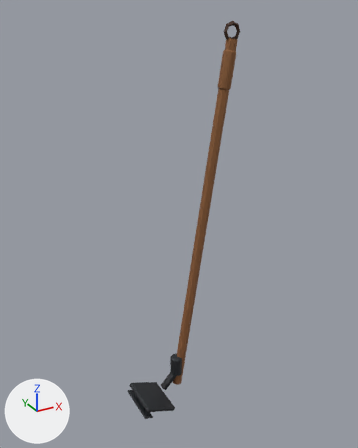
Two versions of the glTF model public/assets/models/prop_garden_hoe_a.glb, one commit apart.
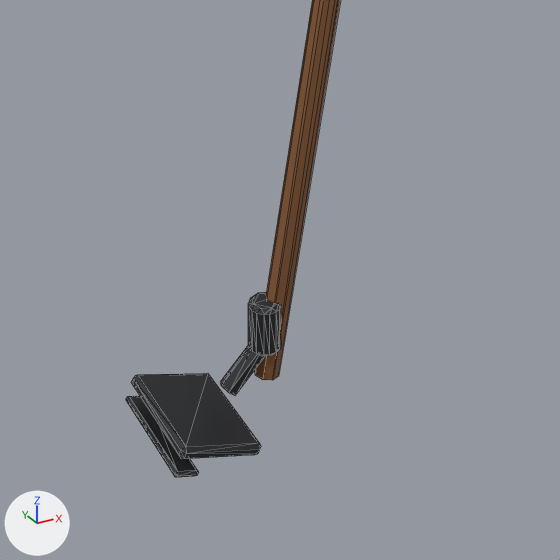
Old and new are each drawn whole from a camera (50 mm lens) standing at (-0.774, -1.449, 1.502) and looking at (0.031, 0.016, 0.769) and again close up on the part from 23% to 78% of the width and 56% to 100% of the height. Every picture has the same lights, and +X, +Y and +Z are marked at lower left. The older version's two pictures come first. The close-ups show mesh edges as thin lines. Where no turn or scale is listed for an object, it has been applied to the vertices. Vertices at exactly the same position are counted once.

The first close-up shows 'hoe_blade', 'hoe_grip'.
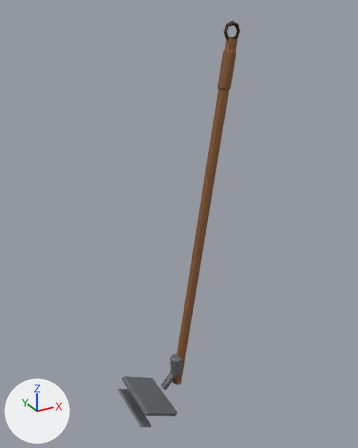
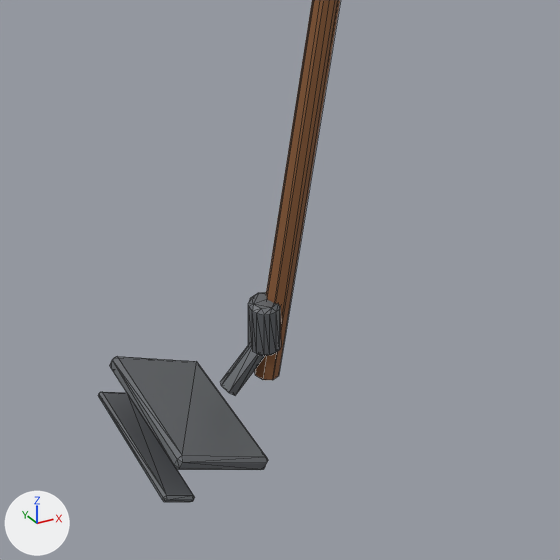
Where the newer file only moved an object's origin or applied its transform, the numbers keep the older frame.

Location of each change, (x1, y1, x2, y2) in pixels of the close-ups (560 x 560 px; the box of a moved part takes in the faces that stretch with it):
'hoe_blade', reshaped, recoloured (18% wider, 13% taller): before (126, 292, 281, 477); after (98, 292, 281, 502)
part 1 of me_hoe_blade_mesh, moved or reshaped: before (126, 373, 261, 477); after (98, 356, 268, 502)
part 2 of me_hoe_blade_mesh, recoloured: before (174, 306, 281, 477); after (102, 306, 281, 502)
part 3 of me_hoe_blade_mesh, recoloured: before (181, 353, 274, 477); after (168, 353, 274, 502)
part 4 of me_hoe_blade_mesh, recoloured: before (126, 292, 281, 477); after (98, 292, 281, 501)

Patch to the scene script:
```diff
--- a/public/assets/models/prop_garden_hoe_a.glb.py
+++ b/public/assets/models/prop_garden_hoe_a.glb.py
@@ me_hoe_blade_mesh @@
 # used by ob_hoe_blade; location = (-0.073, 0.0, 0.092)
-me_hoe_blade_mesh.from_pydata(...)  # 108 vertices, 200 faces; spans x -0.106..0.106, y -0.088..0.088, z -0.096..0.096
+me_hoe_blade_mesh.from_pydata(...)  # 108 vertices, 200 faces; spans x -0.137..0.106, y -0.118..0.118, z -0.098..0.096
+# me_hoe_blade_mesh part 1: 48 of 108 vertices moved; they spanned x -0.106..0.032, y -0.088..0.088, z -0.096..-0.031 and now span x -0.137..0.026, y -0.118..0.118, z -0.098..-0.012; mean shift (-0.019, 0.0, 0.002); largest move (-0.104, -0.083, -0.076) -> (-0.136, -0.114, -0.079)
+# me_hoe_blade_mesh part 2: 74 faces centred in x -0.106..0.106, y -0.088..0.088, z -0.089..0.066 are repainted in the vertex colours; the middle colour goes from black #2a2a2e to grey #6a6c70
+# me_hoe_blade_mesh part 3: 64 faces centred in x -0.094..0.105, y -0.086..0.086, z -0.095..0.015 are repainted in the vertex colours; the middle colour goes from black #26262a to dark grey #63686a
+# me_hoe_blade_mesh part 4: 62 faces centred in x -0.106..0.105, y -0.086..0.086, z -0.077..0.096 are repainted in the vertex colours; the middle colour goes from dark grey #2a2e32 to grey #6e7175
 me_hoe_blade_mesh.materials.append(mat_metal_dark_01)
```
